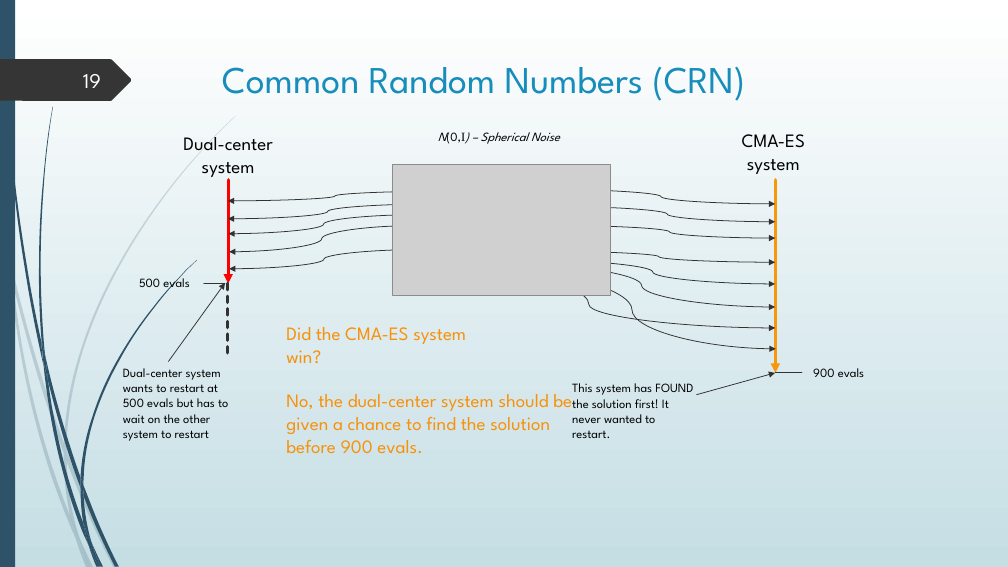
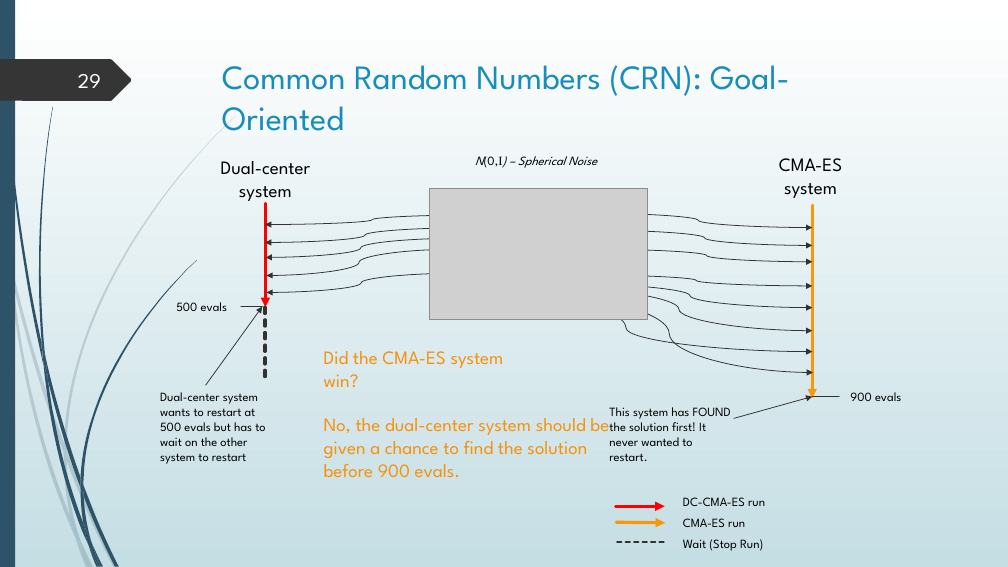
Before and after one commit to GingerLion/DualCenterCMAES, a slide deck: slide 29 of Thesis/DualcenterCMAES.pptx (slide 19 before the commit). Drawn at 1008x567 pixels with LibreOffice and Linux fonts; fonts in the diff are those of the drawing; grey boxes stand for pictures. Boxes give left, top, right and bottom in pixels: in the first picture for what was removed or moved away, otherwise in the second. Text is boxed around its words. In the diff, an @@ line names an element or a change of style, - is before the commit and + after.

```diff
--- a/Thesis/DualcenterCMAES.pptx
+++ b/Thesis/DualcenterCMAES.pptx
@@ page number at <box>78,74,101,88</box>: text changed @@
-19
+29
@@ title at <box>222,65,790,131</box>: text changed; size 36 to 32.4 pt @@
-Common Random Numbers (CRN)
+Common Random Numbers (CRN): Goal-Oriented
@@ 3 curved arrows, 2 texts, 1 picture, 1 line: place and size @@
-3 curved arrows, 2 texts, 1 picture, 1 line at <box>203,132,805,349</box>
+3 curved arrows, 2 texts, 1 picture, 1 line at <box>241,156,842,373</box>
@@ 10 curved arrows, 7 texts, 4 arrows, 2 lines: place and size @@
-10 curved arrows, 7 texts, 4 arrows, 2 lines at <box>123,137,864,454</box>
+10 curved arrows, 7 texts, 4 arrows, 2 lines at <box>160,161,901,478</box>
@@ group added at <box>616,497,765,551</box>: 2 arrows, 1 text, 1 line @@
+DC-CMA-ES run
+CMA-ES run
+Wait (Stop Run)
```
Also in this commit, not shown: 14 other slides changed, 28 slides added, 6 slides removed, 12 other files.
